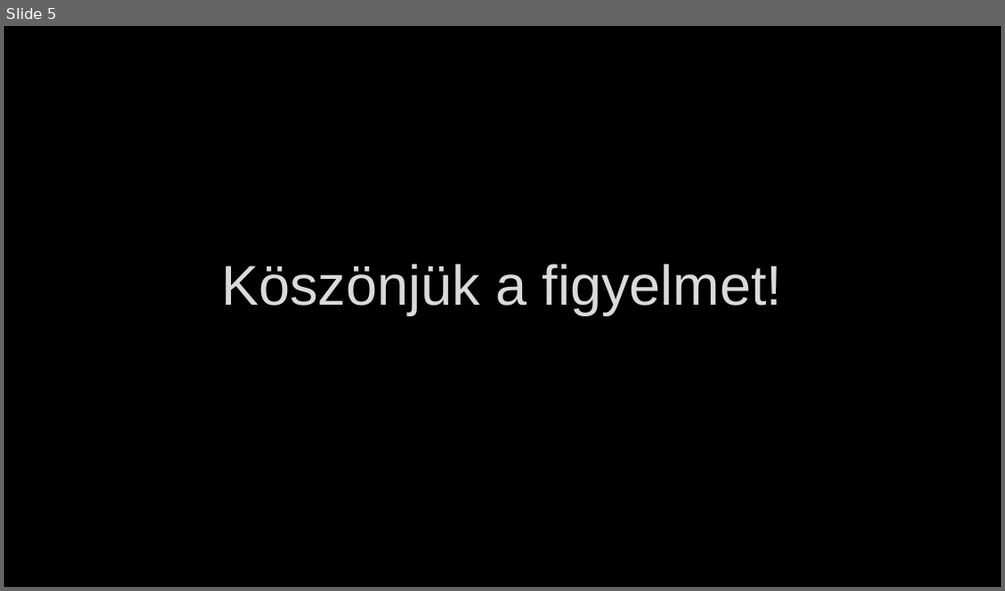
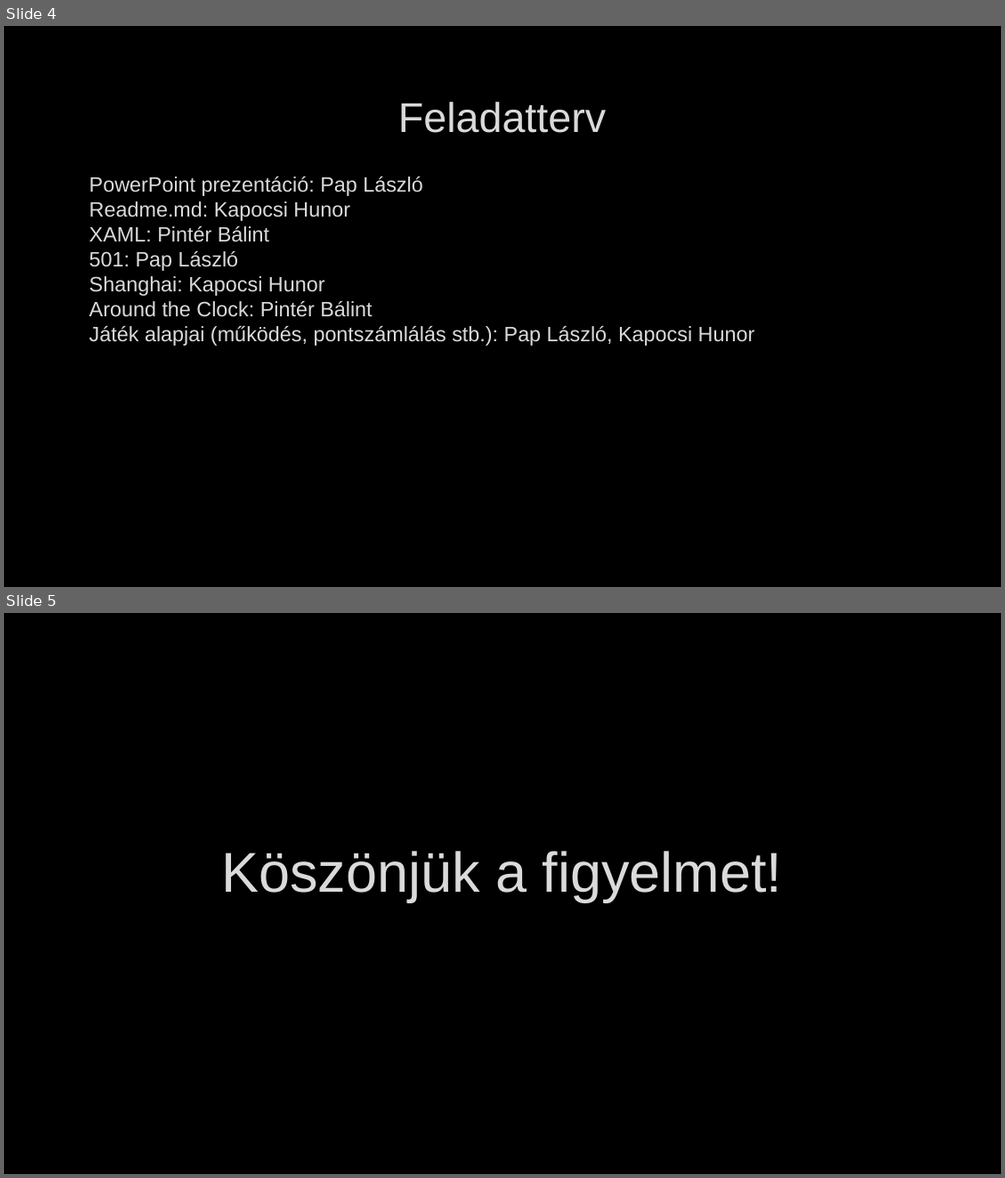
Before and after one commit to KapocsiH/WPFDarts, a slide deck: Darts.pptx. Shown one above the other, each under a label of ours: slide 5 before the commit, slides 4 and 5 after it. The pictures are 1005x591 and 1005x1178 pixels, drawn with LibreOffice and Linux fonts; fonts in the diff are those of the drawing; background and template pictures are left out. Boxes give left, top, right and bottom in pixels: in the first picture for what was removed or moved away, otherwise in the second. Text is boxed around its words. In the diff, an @@ line names an element or a change of style, - is before the commit and + after.

```diff
--- a/Darts.pptx
+++ b/Darts.pptx
@@ slide 4 added at bbox=[4, 26, 1001, 587], background picture (left out) @@
@@ title added at bbox=[398, 102, 606, 133], 40 pt, text #DADADA @@
+Feladatterv
@@ text added at bbox=[89, 176, 755, 346], 20 pt, text #DADADA @@
+PowerPoint prezentáció: Pap László
+Readme.md: Kapocsi Hunor
+XAML: Pintér Bálint
+501: Pap László
+Shanghai: Kapocsi Hunor
+Around the Clock: Pintér Bálint
+Játék alapjai (működés, pontszámlálás stb.): Pap László, Kapocsi Hunor
```
Also in this commit, not shown: 2 slides changed, 1 slide removed.
